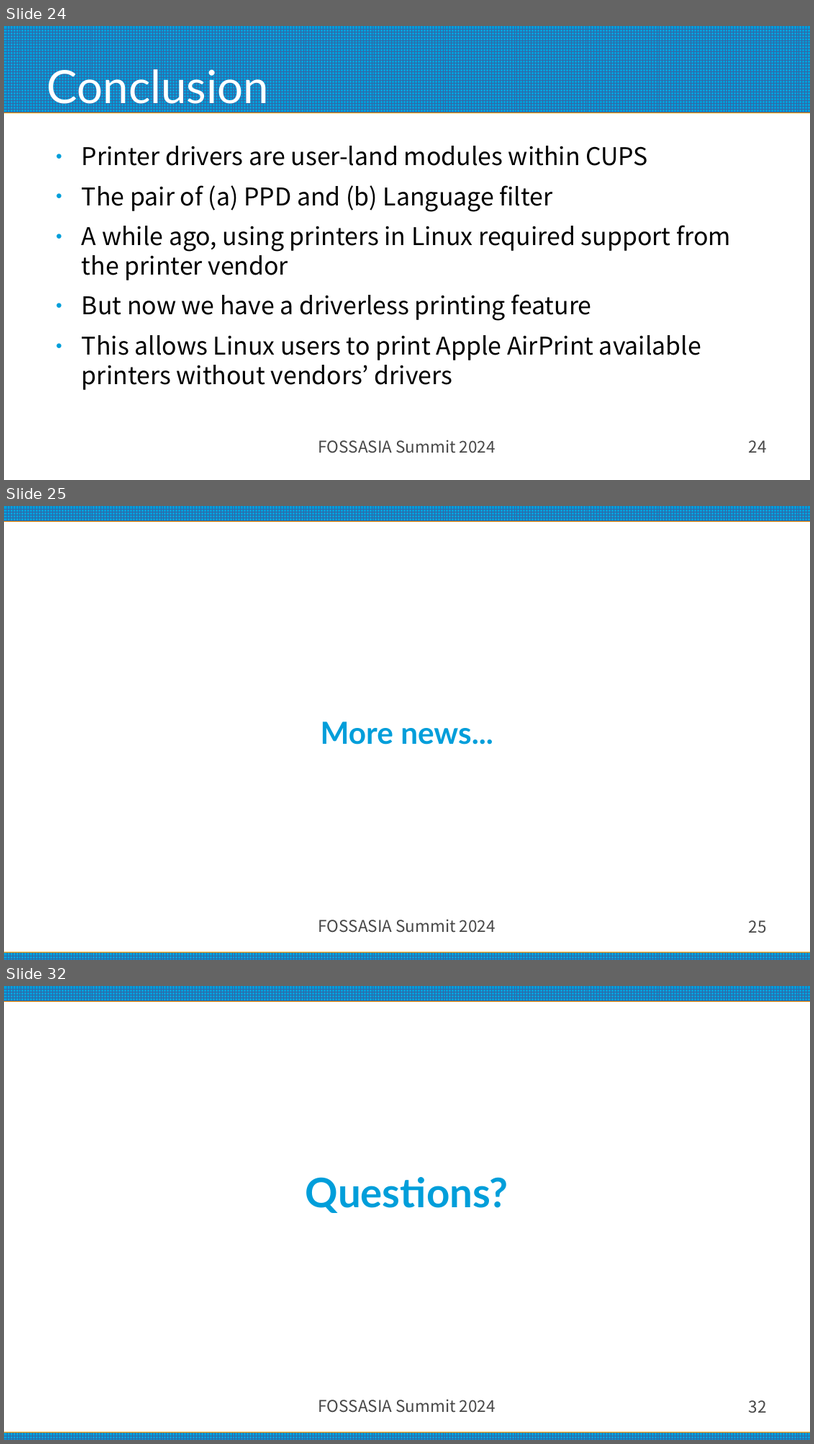
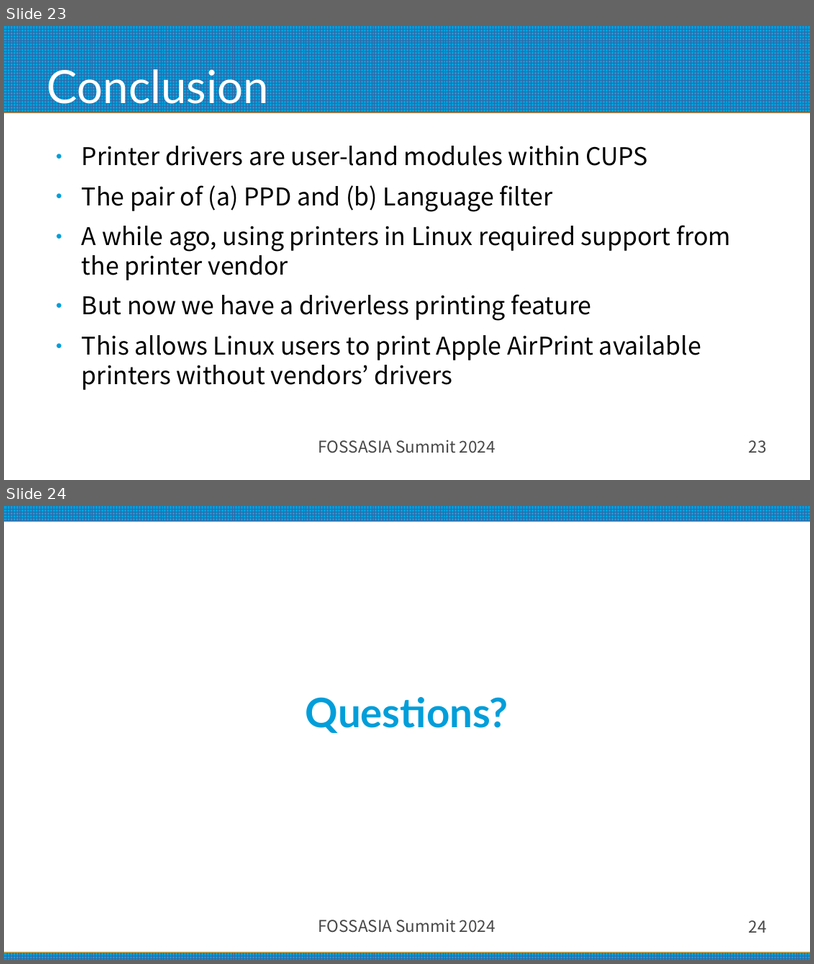
Before and after one commit to naruoga/presentations, a slide deck: FOSSASIA2024_Desktop_Printing.odp. Shown one above the other, each under a label of ours: slides 24, 25 and 32 before the commit, slides 23 and 24 after it; the slides between them are not shown. The pictures are 814x1444 and 814x964 pixels, drawn with LibreOffice and Linux fonts; fonts in the diff are those of the drawing. Boxes give left, top, right and bottom in pixels: in the first picture for what was removed or moved away, otherwise in the second. Text is boxed around its words. In the diff, an @@ line names an element or a change of style, - is before the commit and + after.

Commit message:
FOSSASIA2024_Desktop_Printing.odp: finalized version

```diff
--- a/FOSSASIA2024_Desktop_Printing.odp
+++ b/FOSSASIA2024_Desktop_Printing.odp
@@ slide 25 removed at (4,506,810,960), background #FFFFFF; not listed: 2 template elements that a slide beside it also shows @@
@@ subtitle removed at (321,721,494,744) @@
-More news...
@@ text removed at (319,919,496,932) @@
-FOSSASIA Summit 2024
@@ page number removed at (749,920,767,933) @@
-25
@@ what was slide 24 is now slide 23 @@
@@ page number at (749,440,767,453): text changed @@
-24
+23
@@ what was slide 32 is now slide 24 @@
@@ page number at (749,920,767,932): text changed @@
-32
+24
```
Also in this commit, not shown: 1 slide changed, 7 other slides removed.
